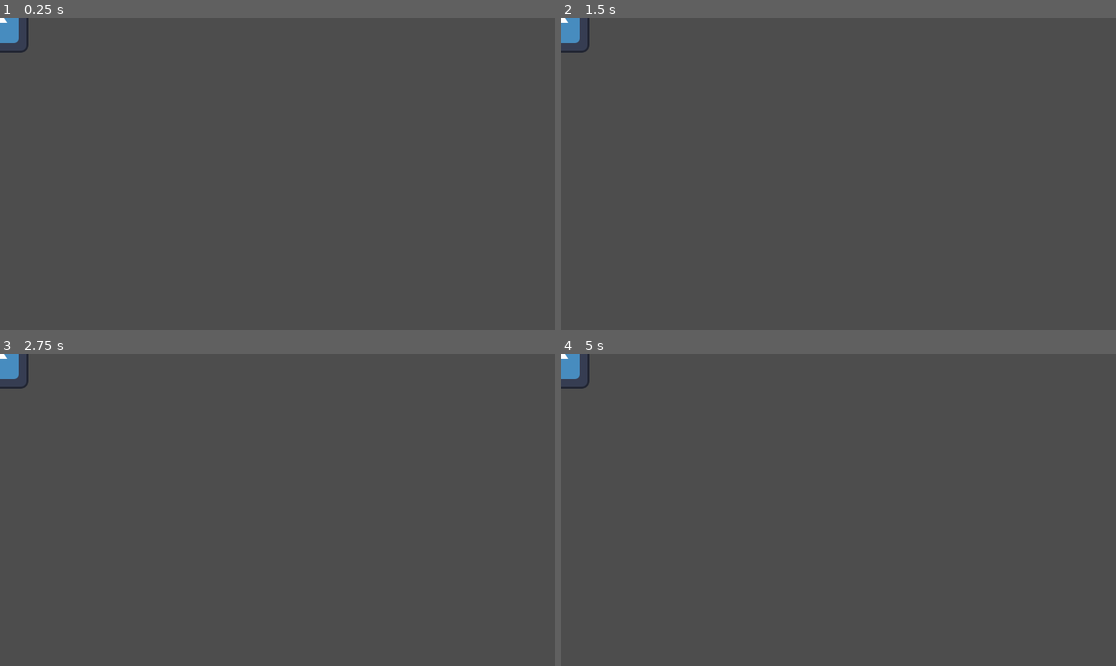
Above: before the commit, frames 1-4 (two rows, left to right).
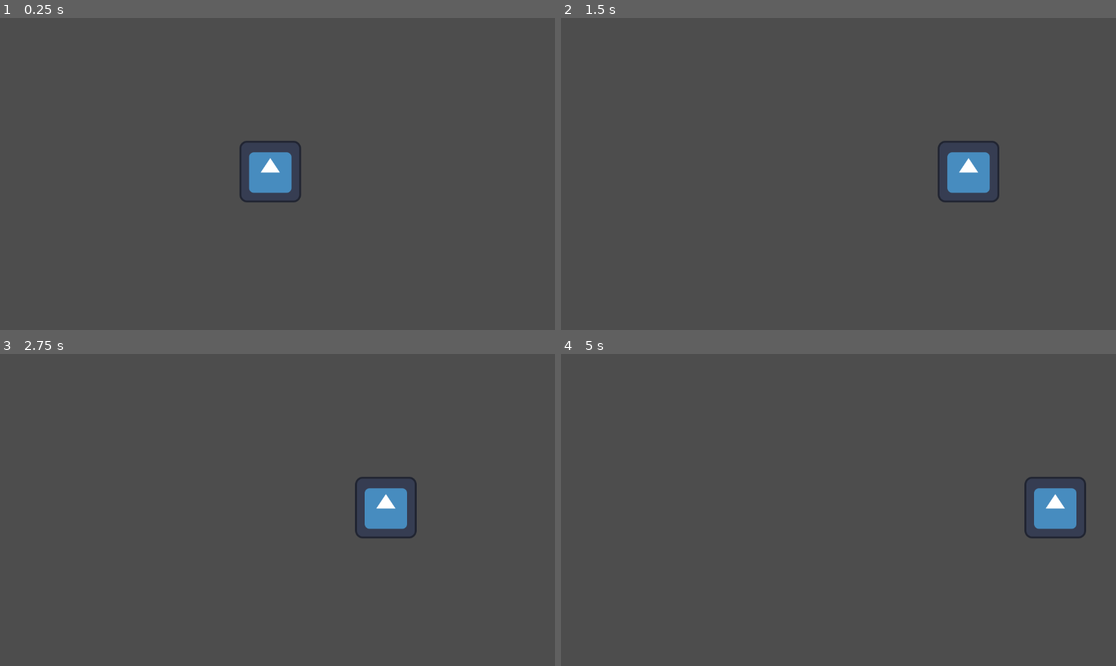
Above: after the commit, the same moments.

Repository: home-gamejam/gamejam-202410
Game: Godot game, scene res://Scene/main.tscn
The game is run twice, just before and just after one commit, with the same random seed, the same clock (stepped at 60 frames per second) and the same inputs. Before the commit the project has no main scene; this scene is started directly in both runs. The engine's default icon, where the game draws it, is replaced by a stand-in: a white triangle on a blue panel in a dark square.
Inputs:
- Up to frame 1 (0.25 s): no input
- Up to frame 2 (1.5 s): tap Enter (ui_accept) at 0.5, 0.6, 0.77, 1.07, 1.35 s; hold Right (ui_right) from 0.53 s (still down)
- Up to frame 3 (2.75 s): tap Enter (ui_accept) at 1.52, 1.82, 2.1 s; release Right (ui_right) at 2.03 s; hold Left (ui_left) from 2.03 s (still down)
- Up to frame 4 (5 s): release Left (ui_left) at 2.78 s; hold Right (ui_right) 2.78-4.28 s; tap Enter (ui_accept) at 2.85, 3.02, 3.32, 3.6, 3.77, 4.07, 4.35, 4.52, 4.82 s; hold Left (ui_left) from 4.28 s (still down)

The runs differ from the first frame. In frame 1, 1.6% of the frame differs, in the area x 0-55%, y 0-60%; in frame 2, 1.6%; in frame 3, 1.6%; in frame 4, 1.6%.

Commit message:
Movement
he runs

Diff:
--- a/smack/Scene/hero.gd
+++ b/smack/Scene/hero.gd
@@ -6,13 +6,7 @@
 
 
 func _physics_process(delta: float) -> void:
-	# Add the gravity.
-	if not is_on_floor():
-		velocity += get_gravity() * delta
 
-	# Handle jump.
-	if Input.is_action_just_pressed("ui_accept") and is_on_floor():
-		velocity.y = JUMP_VELOCITY
 
 	# Get the input direction and handle the movement/deceleration.
 	# As good practice, you should replace UI actions with custom gameplay actions.
@@ -22,4 +16,10 @@
 	else:
 		velocity.x = move_toward(velocity.x, 0, SPEED)
 
+	var directionY := Input.get_axis("ui_up", "ui_down")
+	if directionY:
+		velocity.y = directionY * SPEED
+	else:
+		velocity.y = move_toward(velocity.y, 0, SPEED)
+
 	move_and_slide()
--- a/smack/Scene/hero.tscn
+++ b/smack/Scene/hero.tscn
@@ -1,5 +1,6 @@
-[gd_scene load_steps=5 format=3 uid="uid://urbakhvascpy"]
+[gd_scene load_steps=6 format=3 uid="uid://urbakhvascpy"]
 
+[ext_resource type="Script" path="res://Scene/hero.gd" id="1_3u3i6"]
 [ext_resource type="Texture2D" uid="uid://dvdnrj8unjfrt" path="res://icon.svg" id="1_se02j"]
 
 [sub_resource type="AtlasTexture" id="AtlasTexture_cll7j"]
@@ -21,6 +22,7 @@
 size = Vector2(128, 128)
 
 [node name="hero" type="CharacterBody2D"]
+script = ExtResource("1_3u3i6")
 
 [node name="AnimatedSprite2D" type="AnimatedSprite2D" parent="."]
 position = Vector2(-5, 8)
--- a/smack/Scene/main.tscn
+++ b/smack/Scene/main.tscn
@@ -1,7 +1,8 @@
 [gd_scene load_steps=2 format=3 uid="uid://bnp622jgb372v"]
 
-[ext_resource type="PackedScene" uid="uid://urbakhvascpy" path="res://Scene/hero.tscn" id="1_lxhgf"]
+[ext_resource type="PackedScene" uid="uid://urbakhvascpy" path="res://Scene/hero.tscn" id="1_xifyf"]
 
 [node name="Main" type="Node2D"]
 
-[node name="hero" parent="." instance=ExtResource("1_lxhgf")]
+[node name="hero" parent="." instance=ExtResource("1_xifyf")]
+position = Vector2(566, 311)
--- a/smack/project.godot
+++ b/smack/project.godot
@@ -11,10 +11,47 @@
 [application]
 
 config/name="smack"
+run/main_scene="res://Scene/main.tscn"
 config/features=PackedStringArray("4.3", "GL Compatibility")
 config/icon="res://icon.svg"
 
+[input]
+
+ui_left={
+"deadzone": 0.5,
+"events": [Object(InputEventKey,"resource_local_to_scene":false,"resource_name":"","device":0,"window_id":0,"alt_pressed":false,"shift_pressed":false,"ctrl_pressed":false,"meta_pressed":false,"pressed":false,"keycode":4194319,"physical_keycode":0,"key_label":0,"unicode":0,"location":0,"echo":false,"script":null)
+, Object(InputEventJoypadButton,"resource_local_to_scene":false,"resource_name":"","device":0,"button_index":13,"pressure":0.0,"pressed":false,"script":null)
+, Object(InputEventJoypadMotion,"resource_local_to_scene":false,"resource_name":"","device":0,"axis":0,"axis_value":-1.0,"script":null)
+, Object(InputEventKey,"resource_local_to_scene":false,"resource_name":"","device":-1,"window_id":0,"alt_pressed":false,"shift_pressed":false,"ctrl_pressed":false,"meta_pressed":false,"pressed":false,"keycode":0,"physical_keycode":65,"key_label":0,"unicode":97,"location":0,"echo":false,"script":null)
+]
+}
+ui_right={
+"deadzone": 0.5,
+"events": [Object(InputEventKey,"resource_local_to_scene":false,"resource_name":"","device":0,"window_id":0,"alt_pressed":false,"shift_pressed":false,"ctrl_pressed":false,"meta_pressed":false,"pressed":false,"keycode":4194321,"physical_keycode":0,"key_label":0,"unicode":0,"location":0,"echo":false,"script":null)
+, Object(InputEventJoypadButton,"resource_local_to_scene":false,"resource_name":"","device":0,"button_index":14,"pressure":0.0,"pressed":false,"script":null)
+, Object(InputEventJoypadMotion,"resource_local_to_scene":false,"resource_name":"","device":0,"axis":0,"axis_value":1.0,"script":null)
+, Object(InputEventKey,"resource_local_to_scene":false,"resource_name":"","device":-1,"window_id":0,"alt_pressed":false,"shift_pressed":false,"ctrl_pressed":false,"meta_pressed":false,"pressed":false,"keycode":0,"physical_keycode":68,"key_label":0,"unicode":100,"location":0,"echo":false,"script":null)
+]
+}
+ui_up={
+"deadzone": 0.5,
+"events": [Object(InputEventKey,"resource_local_to_scene":false,"resource_name":"","device":0,"window_id":0,"alt_pressed":false,"shift_pressed":false,"ctrl_pressed":false,"meta_pressed":false,"pressed":false,"keycode":4194320,"physical_keycode":0,"key_label":0,"unicode":0,"location":0,"echo":false,"script":null)
+, Object(InputEventJoypadButton,"resource_local_to_scene":false,"resource_name":"","device":0,"button_index":11,"pressure":0.0,"pressed":false,"script":null)
+, Object(InputEventJoypadMotion,"resource_local_to_scene":false,"resource_name":"","device":0,"axis":1,"axis_value":-1.0,"script":null)
+, Object(InputEventKey,"resource_local_to_scene":false,"resource_name":"","device":-1,"window_id":0,"alt_pressed":false,"shift_pressed":false,"ctrl_pressed":false,"meta_pressed":false,"pressed":false,"keycode":0,"physical_keycode":87,"key_label":0,"unicode":119,"location":0,"echo":false,"script":null)
+]
+}
+ui_down={
+"deadzone": 0.5,
+"events": [Object(InputEventKey,"resource_local_to_scene":false,"resource_name":"","device":0,"window_id":0,"alt_pressed":false,"shift_pressed":false,"ctrl_pressed":false,"meta_pressed":false,"pressed":false,"keycode":4194322,"physical_keycode":0,"key_label":0,"unicode":0,"location":0,"echo":false,"script":null)
+, Object(InputEventJoypadButton,"resource_local_to_scene":false,"resource_name":"","device":0,"button_index":12,"pressure":0.0,"pressed":false,"script":null)
+, Object(InputEventJoypadMotion,"resource_local_to_scene":false,"resource_name":"","device":0,"axis":1,"axis_value":1.0,"script":null)
+, Object(InputEventKey,"resource_local_to_scene":false,"resource_name":"","device":-1,"window_id":0,"alt_pressed":false,"shift_pressed":false,"ctrl_pressed":false,"meta_pressed":false,"pressed":false,"keycode":0,"physical_keycode":83,"key_label":0,"unicode":115,"location":0,"echo":false,"script":null)
+]
+}
+
 [rendering]
 
+textures/canvas_textures/default_texture_filter=0
 renderer/rendering_method="gl_compatibility"
 renderer/rendering_method.mobile="gl_compatibility"
